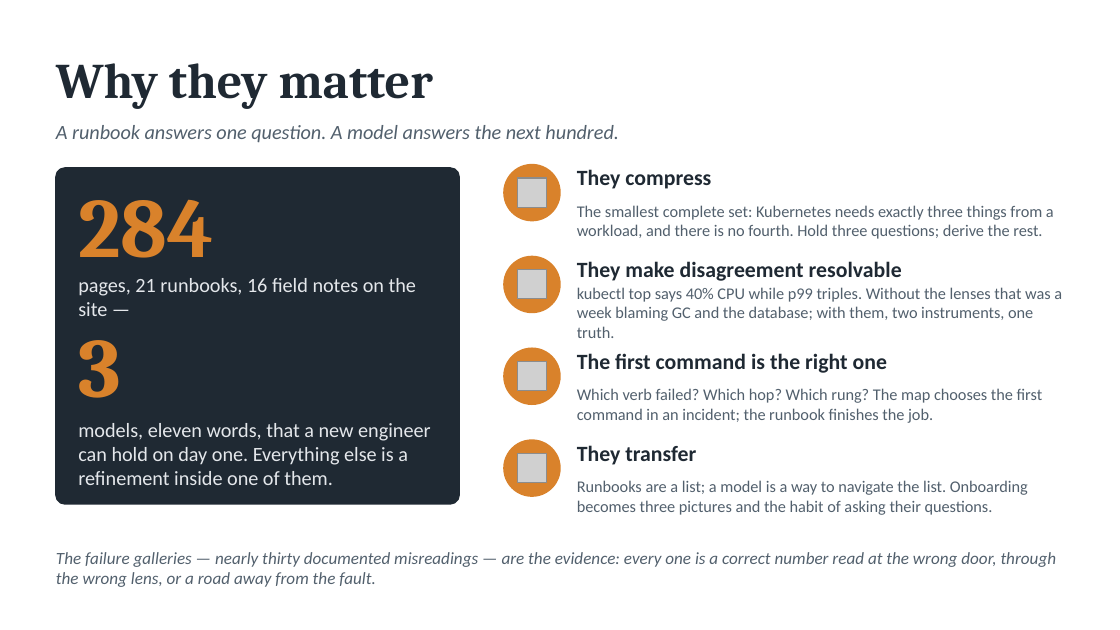
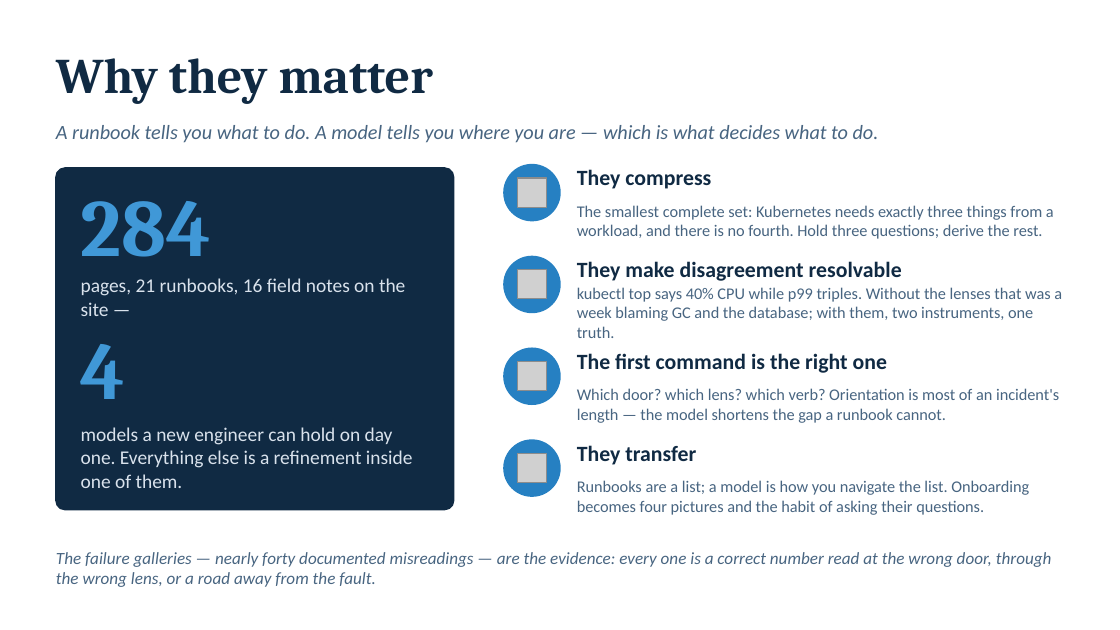
Before and after one commit to jamiegunn/k8s_soup_to_nuts, a slide deck: slide 2 of Claude outputs/mental-models.pptx. Drawn at 1120x630 pixels with LibreOffice and Linux fonts; fonts in the diff are those of the drawing; grey boxes stand for pictures. Boxes give left, top, right and bottom in pixels: in the first picture for what was removed or moved away, otherwise in the second. Text is boxed around its words. In the diff, an @@ line names an element or a change of style, - is before the commit and + after.

```diff
--- a/Claude outputs/mental-models.pptx
+++ b/Claude outputs/mental-models.pptx
@@ text colour #1F2933 to #102A43 in 5 elements at [577,169,711,189], [577,261,902,281], [577,353,887,373], [577,445,696,465], [56,58,433,104] @@
@@ text at [56,125,879,143]: text changed; text colour #52606D to #486581 @@
-A runbook answers one question. A model answers the next hundred.
+A runbook tells you what to do. A model tells you where you are — which is what decides what to do.
@@ rounded rectangle: place and size @@
-rounded rectangle at [56,168,459,504]
+rounded rectangle at [56,168,454,510]
@@ rounded rectangle at [56,168,454,510]: fill #1F2933 to #102A43; outline #1F2933 1 pt to #102A43 1 pt; proportions changed @@
@@ text "284" at [81,201,212,257]: size 54 to 52 pt, text colour #D9822B to #4098D7 @@
@@ text "The smallest complete set: Kubernetes ..." at [577,205,1054,239]: text colour #52606D to #486581 @@
@@ text "pages, 21 runbooks, 16 field ..." at [81,278,405,316]: size 13 to 12.5 pt, text colour #E4E7EB to #D9E2EC @@
@@ text "kubectl top says 40% CPU ..." at [577,287,1062,338]: text colour #52606D to #486581 @@
@@ text at [81,344,126,399]: text changed; size 54 to 52 pt; text colour #D9822B to #4098D7 @@
-3
+4
@@ text at [577,388,1059,423]: text changed; text colour #52606D to #486581 @@
-Which verb failed? Which hop? Which rung? The map chooses the first command in an incident; the runbook finishes the job.
+Which door? which lens? which verb? Orientation is most of an incident's length — the model shortens the gap a runbook cannot.
@@ text at [81,427,413,488]: text changed; size 13 to 12.5 pt; text colour #E4E7EB to #D9E2EC @@
-models, eleven words, that a new engineer can hold on day one. Everything else is a refinement inside one of them.
+models a new engineer can hold on day one. Everything else is a refinement inside one of them.
@@ fill #D9822B to #2680C2; outline #D9822B 1 pt to #2680C2 1 pt in 4 elements at [504,165,560,221], [504,256,560,312], [504,348,560,404], [504,440,560,496] @@
@@ text at [577,480,1029,515]: text changed; text colour #52606D to #486581 @@
-Runbooks are a list; a model is a way to navigate the list. Onboarding becomes three pictures and the habit of asking their questions.
+Runbooks are a list; a model is how you navigate the list. Onboarding becomes four pictures and the habit of asking their questions.
@@ text at [56,552,1052,587]: text changed; text colour #52606D to #486581 @@
-The failure galleries — nearly thirty documented misreadings — are the evidence: every one is a correct number read at the wrong door, through the wrong lens, or a road away from the fault.
+The failure galleries — nearly forty documented misreadings — are the evidence: every one is a correct number read at the wrong door, through the wrong lens, or a road away from the fault.
```
Also in this commit, not shown: 2 other slides changed, 5 slides added, 2 slides removed.
